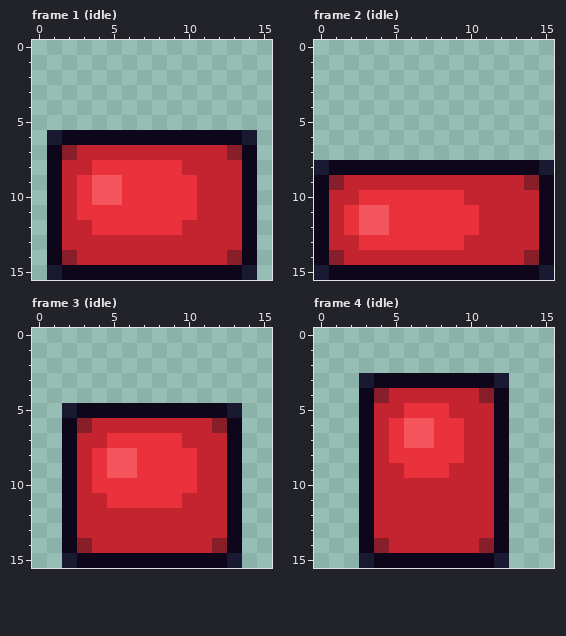
Pixel-art file -- BurningKnight/Content/Animations/bullet_slime.ase. The picture above was drawn from the file before the commit.
16x16 pixels, 7 frames. Shown: frame 1 (idle), frame 2 (idle), frame 3 (idle), frame 4 (idle). The commit also changed other frames, which this record leaves out.
The same view after the edit:
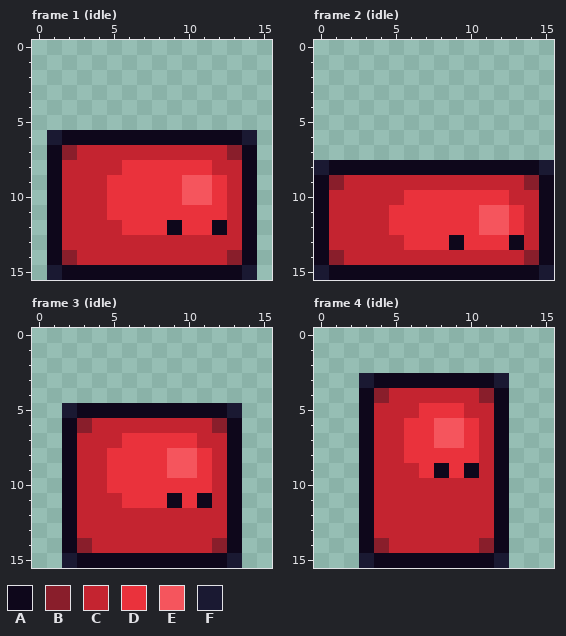
Palette (. is transparent): A #0e071b  B #891e2b  C #c42430  D #ea323c  E #f5555d  F #1a1932
Changes in this commit:
--- frame 1 (idle)
@@ x 0..15 @@
  7 .ABCCCCCCCCCCBA.
- 8 .ACCDDDDDDCCCCA.
- 9 .ACDEEDDDDDCCCA.
-10 .ACDEEDDDDDCCCA.
-11 .ACDDDDDDDDCCCA.
-12 .ACCDDDDDDCCCCA.
+ 8 .ACCCCDDDDDDCCA.
+ 9 .ACCCDDDDDEEDCA.
+10 .ACCCDDDDDEEDCA.
+11 .ACCCDDDDDDDDCA.
+12 .ACCCCDDDADDACA.
 13 .ACCCCCCCCCCCCA.
--- frame 2 (idle)
@@ x 0..15 @@
  9 ABCCCCCCCCCCCCBA
-10 ACCDDDDDDDCCCCCA
-11 ACDEEDDDDDDCCCCA
-12 ACDEEDDDDDDCCCCA
-13 ACCDDDDDDDCCCCCA
+10 ACCCCCDDDDDDDCCA
+11 ACCCCDDDDDDEEDCA
+12 ACCCCDDDDDDEEDCA
+13 ACCCCCDDDADDDACA
 14 ABCCCCCCCCCCCCBA
--- frame 3 (idle)
@@ x 0..15 @@
  6 ..ABCCCCCCCCBA..
- 7 ..ACCDDDDDCCCA..
- 8 ..ACDEEDDDDCCA..
- 9 ..ACDEEDDDDCCA..
-10 ..ACDDDDDDDCCA..
-11 ..ACCDDDDDCCCA..
+ 7 ..ACCCDDDDDCCA..
+ 8 ..ACCDDDDEEDCA..
+ 9 ..ACCDDDDEEDCA..
+10 ..ACCDDDDDDDCA..
+11 ..ACCCDDDADACA..
 12 ..ACCCCCCCCCCA..
--- frame 4 (idle)
@@ x 3..12 @@
  4 ABCCCCCCBA
- 5 ACCDDDCCCA
- 6 ACDEEDDCCA
- 7 ACDEEDDCCA
- 8 ACDDDDDCCA
- 9 ACCDDDCCCA
+ 5 ACCCDDDCCA
+ 6 ACCDDEEDCA
+ 7 ACCDDEEDCA
+ 8 ACCDDDDDCA
+ 9 ACCCDADACA
 10 ACCCCCCCCA
